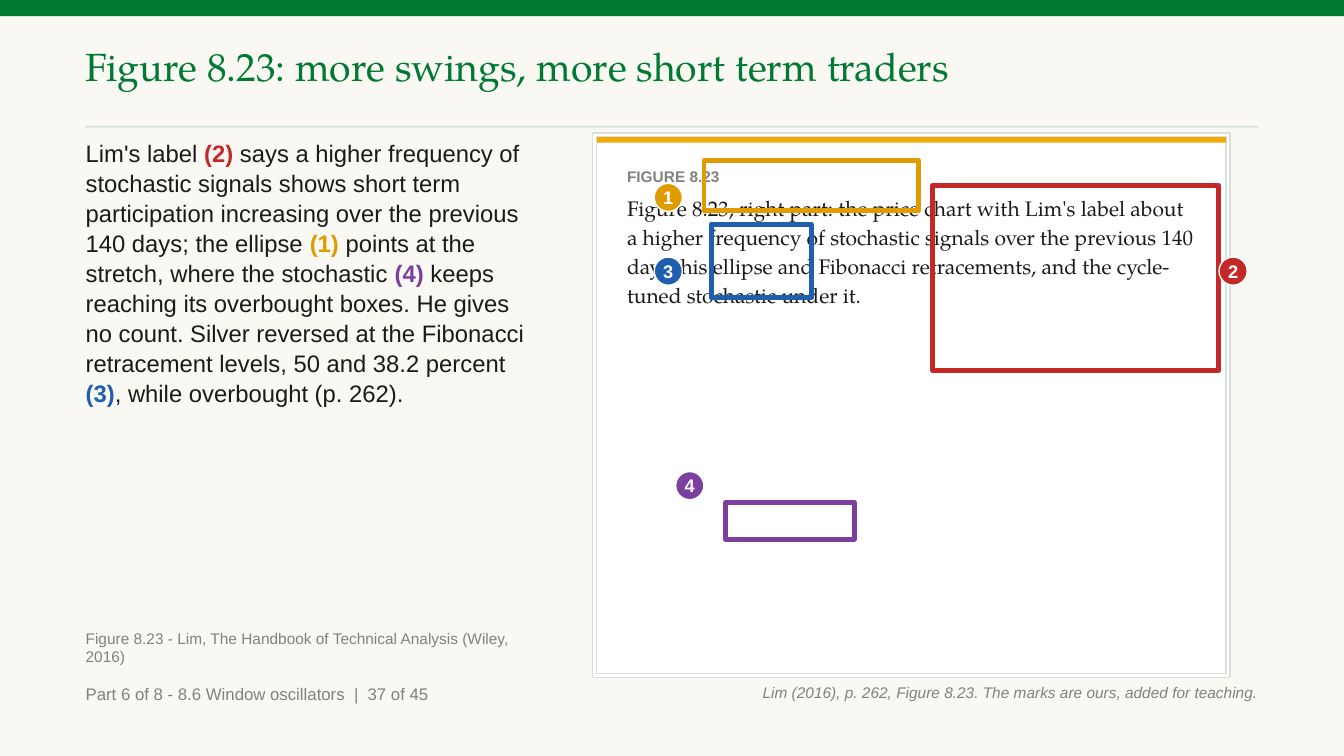
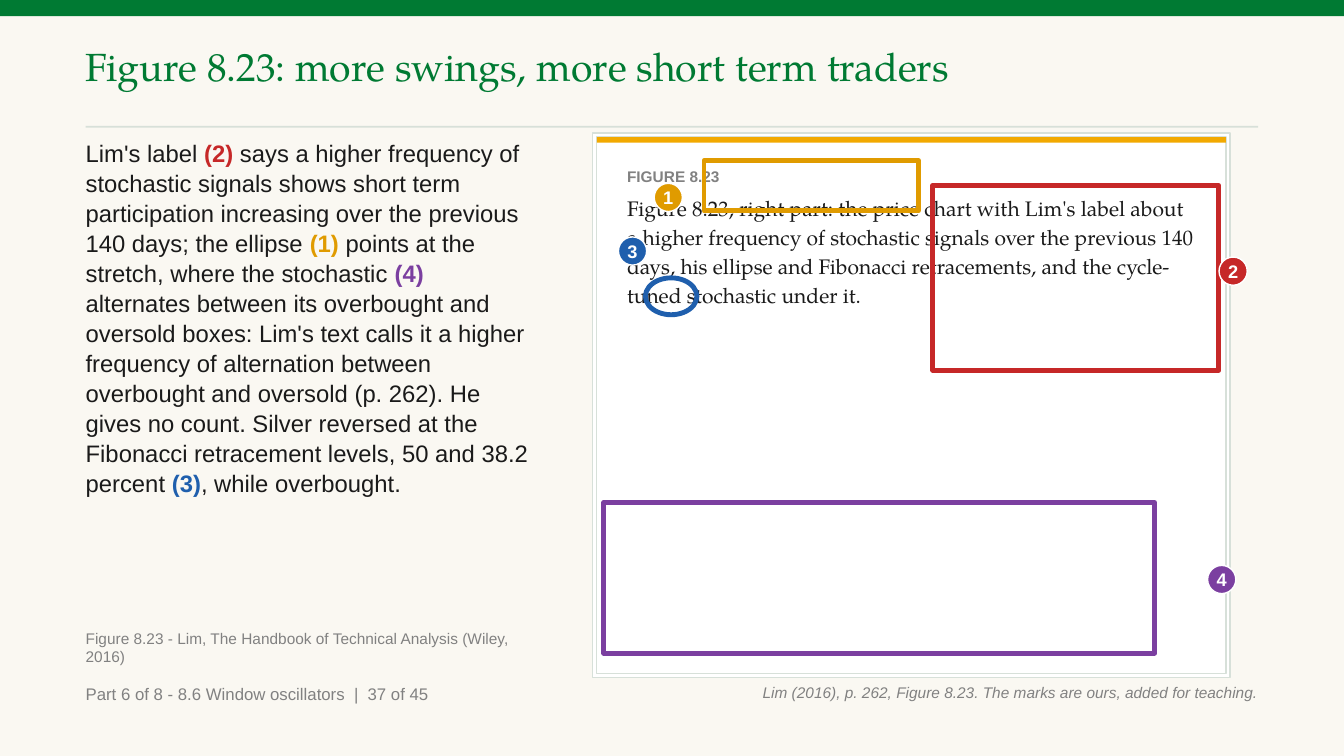
Before and after one commit to benjiesotelo-sudo/Telos_FIN1209, a slide deck: slide 229 of chapter-08/FIN1209-Chapter-08.pptx. Drawn at 1344x756 pixels with LibreOffice and Linux fonts; fonts in the diff are those of the drawing. Boxes give left, top, right and bottom in pixels: in the first picture for what was removed or moved away, otherwise in the second. Text is boxed around its words. In the diff, an @@ line names an element or a change of style, - is before the commit and + after.

```diff
--- a/chapter-08/FIN1209-Chapter-08.pptx
+++ b/chapter-08/FIN1209-Chapter-08.pptx
@@ text at [86,144,528,497]: text changed @@
-Lim's label (2) says a higher frequency of stochastic signals shows short term participation increasing over the previous 140 days; the ellipse (1) points at the stretch, where the stochastic (4) keeps reaching its overbought boxes. He gives no count. Silver reversed at the Fibonacci retracement levels, 50 and 38.2 percent (3), while overbought (p. 262).
+Lim's label (2) says a higher frequency of stochastic signals shows short term participation increasing over the previous 140 days; the ellipse (1) points at the stretch, where the stochastic (4) alternates between its overbought and oversold boxes: Lim's text calls it a higher frequency of alternation between overbought and oversold (p. 262). He gives no count. Silver reversed at the Fibonacci retracement levels, 50 and 38.2 percent (3), while overbought.
@@ ellipse "3": place and size @@
-ellipse "3" at [654,257,683,285]
+ellipse "3" at [619,237,647,265]
@@ ellipse: place and size @@
-ellipse at [712,224,812,297]
+ellipse at [645,278,697,316]
@@ ellipse at [645,278,697,316]: rectangle to ellipse @@
@@ rectangle: place and size @@
-rectangle at [726,502,855,539]
+rectangle at [604,502,1154,653]
@@ ellipse "4": place and size @@
-ellipse "4" at [676,472,704,500]
+ellipse "4" at [1208,566,1236,594]
```
Also in this commit, not shown: 48 other slides changed, 1 slide added, 7 other files.
